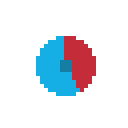
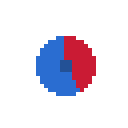
Comparing the layer stacks of the two w=128, h=128 images. Changes:
painted on "Layer 5" over [36, 36, 96, 96]
